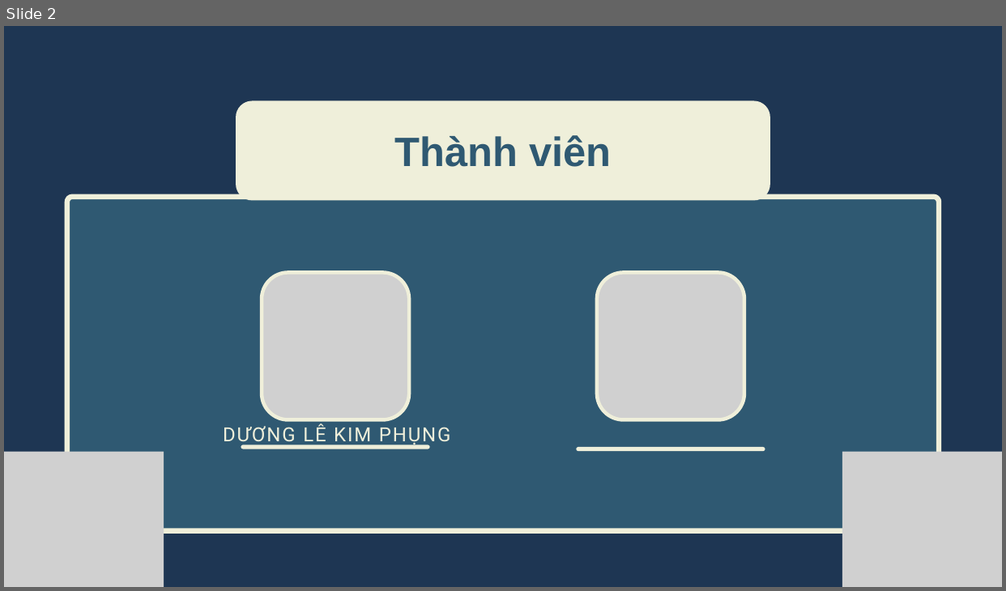
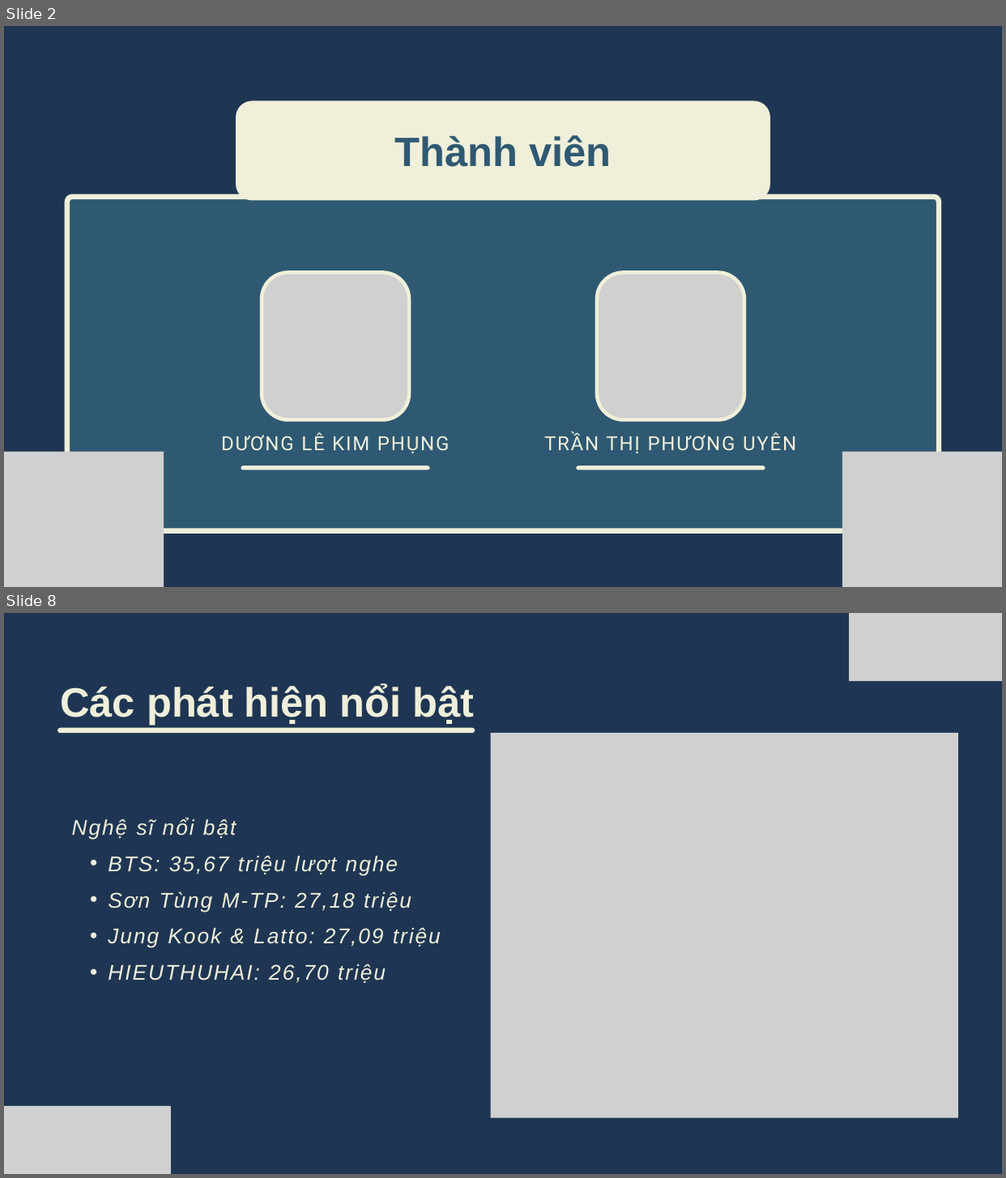
Before and after one commit to kimphungduongle9-debug/spotify-vn-trend-analysis, a slide deck: slides/Slide_Phan_tich_Spotify.pptx. Shown one above the other, each under a label of ours: slide 2 before the commit, slides 2 and 8 after it; the slides between them are not shown. The pictures are 1006x591 and 1006x1178 pixels, drawn with LibreOffice and Linux fonts; fonts in the diff are those of the drawing; grey boxes stand for pictures. Boxes give left, top, right and bottom in pixels: in the first picture for what was removed or moved away, otherwise in the second. Text is boxed around its words. In the diff, an @@ line names an element or a change of style, - is before the commit and + after.

```diff
--- a/slides/Slide_Phan_tich_Spotify.pptx
+++ b/slides/Slide_Phan_tich_Spotify.pptx
@@ slide 8 added at [4, 613, 1002, 1174], background #1E3653 @@
@@ picture added at [850, 613, 1002, 681] @@
@@ text added at [60, 684, 475, 726], 59.2 pt, text #EFEFDA, bold @@
+Các phát hiện nổi bật
@@ line added from (60, 730) to (472, 730), #EFEFDA 7.5 pt @@
@@ picture added at [491, 733, 958, 1118] @@
@@ text added at [72, 818, 441, 983], 30.8 pt, text #EFEFDA, italic @@
+Nghệ sĩ nổi bật
+  • BTS: 35,67 triệu lượt nghe
+  • Sơn Tùng M-TP: 27,18 triệu
+  • Jung Kook & Latto: 27,09 triệu
+  • HIEUTHUHAI: 26,70 triệu
@@ picture added at [4, 1106, 171, 1174] @@
@@ slide 2 changed as well @@
@@ text "DƯƠNG LÊ KIM PHỤNG": place and size @@
-text "DƯƠNG LÊ KIM PHỤNG" at [223, 424, 451, 446]
+text "DƯƠNG LÊ KIM PHỤNG" at [221, 433, 450, 454]
@@ text added at [544, 433, 796, 454], 28.1 pt, text #EFEFDA @@
+TRẦN THỊ PHƯƠNG UYÊN
@@ line moved from (243, 447) - (428, 447) to (243, 468) - (428, 468) @@
@@ line moved from (578, 449) - (763, 449) to (578, 468) - (763, 468) @@
```
Also in this commit, not shown: 1 other slide changed, 16 other slides added, 9 slides removed, 1 other file.
